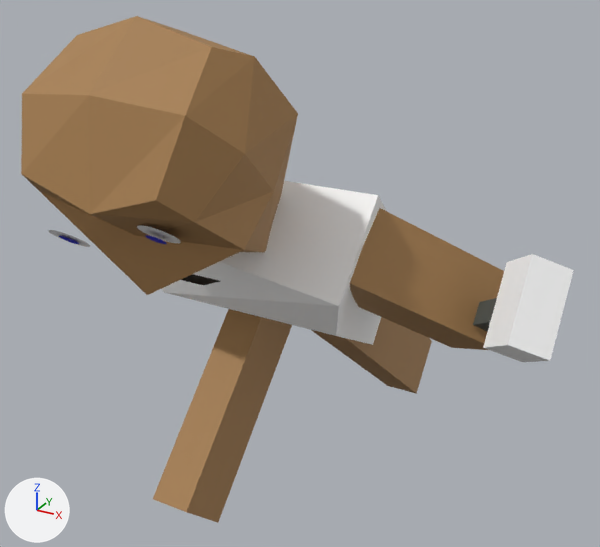
Two versions of the OBJ model KingOfKings/Models/slave2f.obj, one commit apart.
Rendered twice from a camera (50 mm lens) standing at (3.24, -5.92, 5.29) and looking at (0.18, -0.36, 2.51). The lights are fixed; the arrows at lower left show +X, +Y and +Z. Where no turn or scale is listed for an object, it has been applied to the vertices.
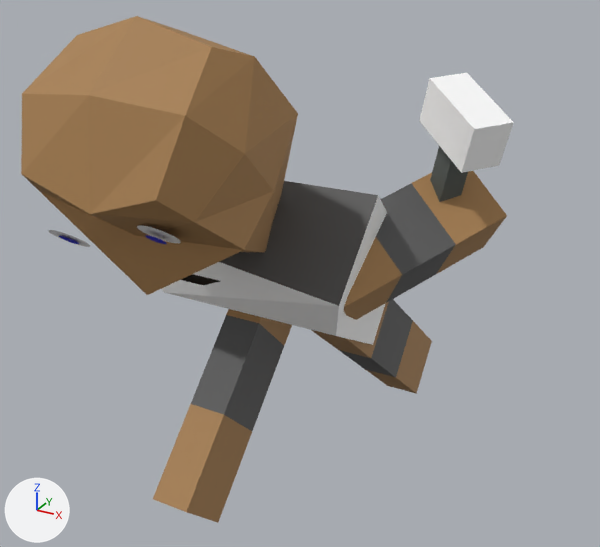
Diff of the bpy script that builds the scene:
```diff
--- a/KingOfKings/Models/slave2f.obj.py
+++ b/KingOfKings/Models/slave2f.obj.py
@@ me_cube_001 @@
 me_cube_001.from_pydata(...)  # 12 vertices, 10 faces; spans x -1.07..1.04, y -1.32..0.76, z 1.63..3.45
+# me_cube_001 part 1: 1 face spanning x -1.07..1.04, y -1.32..-0.79, z 2.81..3.45 switches from mat_material_001 (white #ffffff) to mat_material_007 (dark grey #585858)
 me_cube_001.materials.append(mat_material_001)
+me_cube_001.materials.append(mat_material_007)  # dark grey #585858
@@ me_cube_002 @@
-me_cube_002.from_pydata(...)  # 8 vertices, 6 faces; spans x 0.44..1.85, y -1.06..0.54, z 1.87..3.34
+me_cube_002.from_pydata(...)  # 16 vertices, 14 faces; spans x 0.19..1.69, y -0.96..0.74, z 2.19..3.47
+# me_cube_002 part 2: the whole mesh is rebuilt
 me_cube_002.materials.append(mat_material_002)
+me_cube_002.materials.append(mat_material_007)  # dark grey #585858
@@ me_cube_004 @@
-me_cube_004.from_pydata(...)  # 8 vertices, 6 faces; spans x -0.56..-0.22, y -1.57..0.65, z 0.32..2.56
+me_cube_004.from_pydata(...)  # 16 vertices, 14 faces; spans x -0.56..-0.22, y -1.57..0.65, z 0.32..2.56
+# me_cube_004 part 3
+# 4 faces are deleted
+# 8 vertices are added at x -0.56..-0.22, y -0.98..0.06, z 0.92..1.96
+# 8 new faces join them, mat_material_002 (brown #a87f50)
+# 4 new faces join them, mat_material_007 (dark grey #585858)
 me_cube_004.materials.append(mat_material_002)
+me_cube_004.materials.append(mat_material_007)  # dark grey #585858
@@ me_cube_005 @@
-me_cube_005.from_pydata(...)  # 8 vertices, 6 faces; spans x 0.22..0.56, y -0.34..2.0, z 0.39..2.49
-me_cube_005.materials.append(mat_material_002)  # brown #a87f50
+me_cube_005.from_pydata(...)  # 16 vertices, 14 faces; spans x 0.22..0.56, y -0.34..2.0, z 0.39..2.49
+# me_cube_005 part 4
+# 4 faces are deleted
+# 8 vertices are added at x 0.22..0.56, y 0.31..1.36, z 0.93..1.95
+# 8 new faces join them, mat_material_004 (brown #a87f50)
+# 4 new faces join them, mat_material_007 (dark grey #585858)
+me_cube_005.materials.append(mat_material_004)  # blue #0006d1
+me_cube_005.materials.append(mat_material_007)  # dark grey #585858
@@ me_cube_007 @@
 me_cube_007.from_pydata(...)  # 8 vertices, 6 faces; spans x 1.552..2.093, y -0.568..0.045, z 2.194..2.746
+# me_cube_007 part 5: the whole mesh is multiplied about its middle by the matrix ((0.656, -0.345, -0.671), (0.466, 0.885, 0.001), (0.593, -0.313, 0.742)), then moved by (-0.569, 0.357, 0.935)
 me_cube_007.materials.append(mat_material_003)
@@ me_cube_008 @@
 me_cube_008.from_pydata(...)  # 8 vertices, 6 faces; spans x 1.867..2.353, y -0.963..-0.161, z 2.307..3.129
+# me_cube_008 part 6: the whole mesh is multiplied about its middle by the matrix ((0.656, -0.345, -0.671), (0.466, 0.885, 0.001), (0.593, -0.313, 0.742)), then moved by (-0.731, 0.526, 1.135)
 me_cube_008.materials.append(mat_material_001)
```

Location of each change, [x1, y1, x2, y2] in pixels of the pictures (600 x 547 px):
'Cube.002', reshaped: before [350, 208, 504, 350]; after [344, 171, 507, 320]
'Cube.008', reshaped (7% shorter): before [483, 254, 574, 362]; after [419, 73, 514, 173]
'Cube.007', reshaped: before [473, 298, 497, 332]; after [430, 146, 468, 202]
part 1 of me_cube_001, recoloured: [219, 181, 378, 306] in both
part 3 of me_cube_004, built on: [190, 313, 285, 433] in both
part 4 of me_cube_005, built on: before [335, 317, 432, 380]; after [335, 299, 432, 380]
